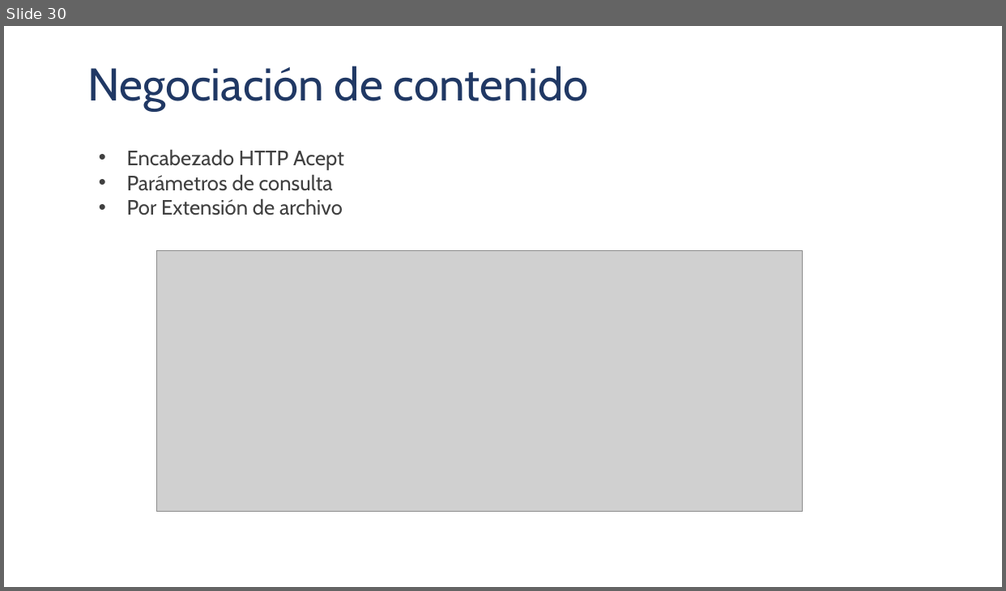
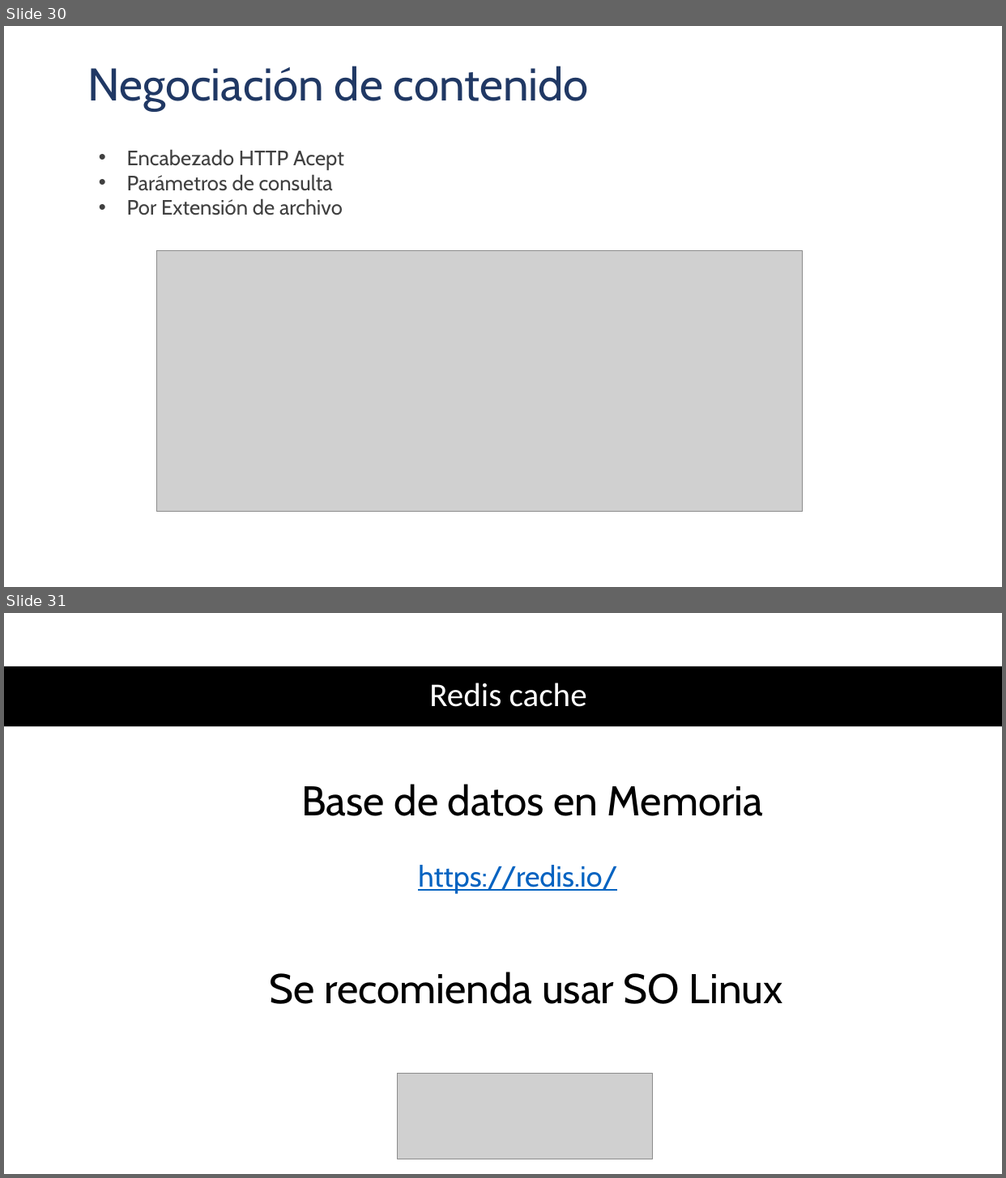
Before and after one commit to serandvaraco/WorkshopToolsForAPI, a slide deck: ToolsForAPI.pptx. Shown one above the other, each under a label of ours: slide 30 before the commit, slides 30 and 31 after it. The pictures are 1006x591 and 1006x1178 pixels, drawn with LibreOffice and Linux fonts; fonts in the diff are those of the drawing; grey boxes stand for pictures; background and template pictures are left out. Boxes give left, top, right and bottom in pixels: in the first picture for what was removed or moved away, otherwise in the second. Text is boxed around its words. In the diff, an @@ line names an element or a change of style, - is before the commit and + after.

```diff
--- a/ToolsForAPI.pptx
+++ b/ToolsForAPI.pptx
@@ slide 31 added at (4, 613, 1002, 1174), background #FFFFFF @@
@@ rectangle added at (4, 666, 1002, 726), fill #000000 @@
@@ text added at (429, 683, 587, 707), 32 pt, text #FFFFFF @@
+Redis cache
@@ text added at (301, 784, 763, 816), 40 pt, text #000000 @@
+Base de datos en Memoria
@@ text added at (418, 865, 617, 894), 28 pt, text #0563C1, underline @@
+https://redis.io/
@@ text added at (270, 972, 783, 1004), 40 pt, text #000000 @@
+Se recomienda usar SO Linux
@@ picture added at (398, 1074, 653, 1160) @@
```
Also in this commit, not shown: 4 other slides added, 6 other files.
